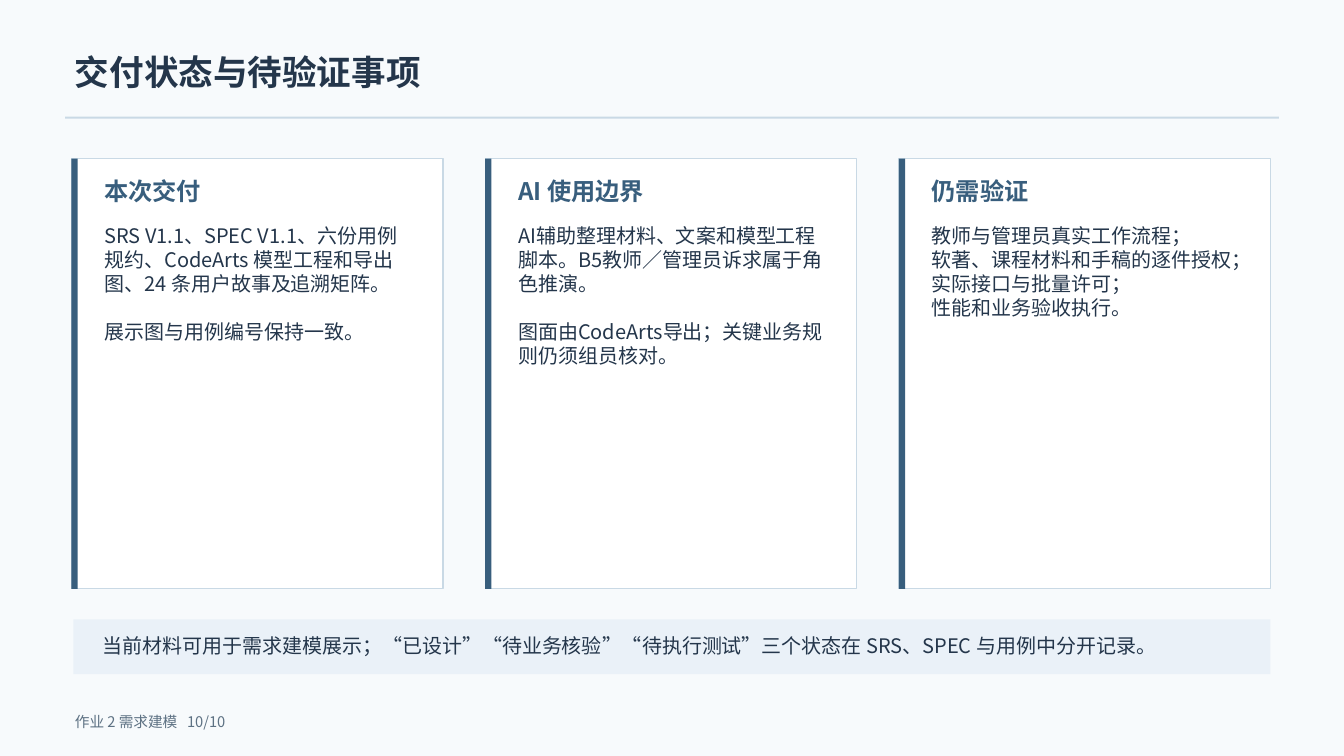
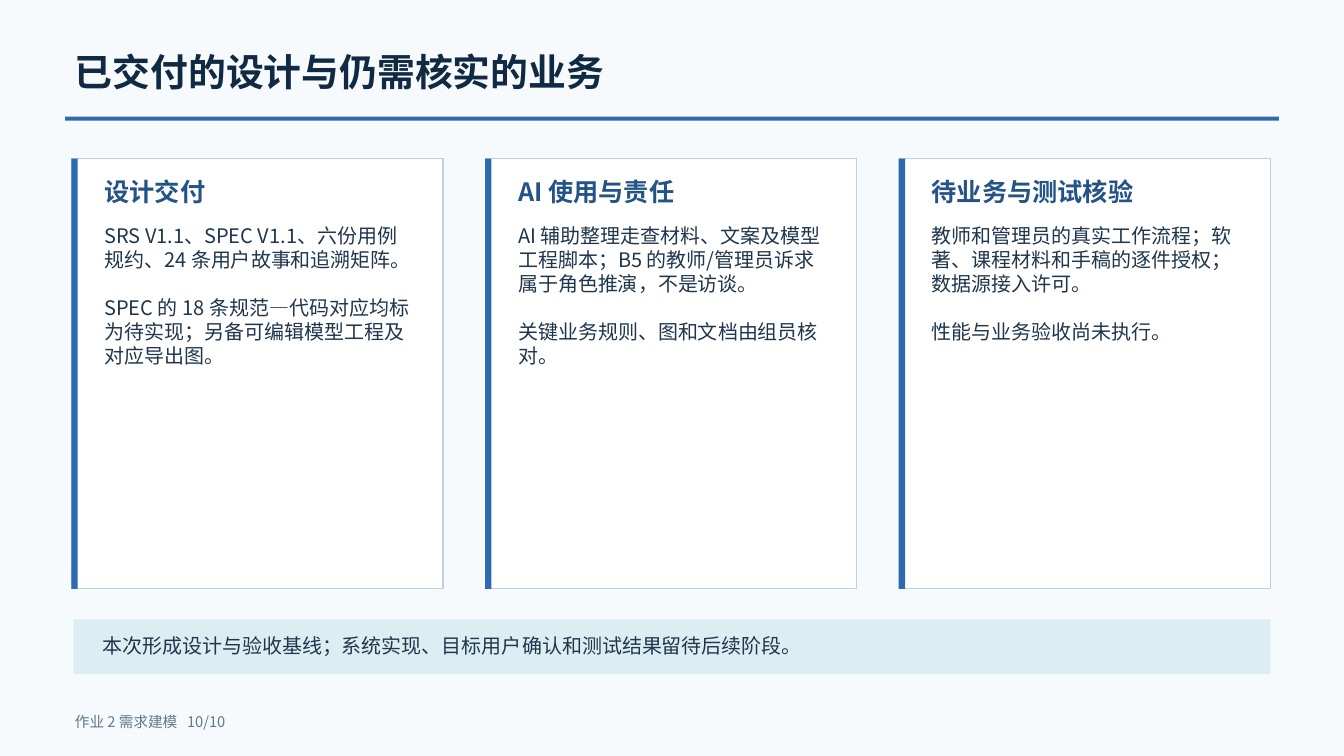
Before and after one commit to retepa1676767/ScholarShare, a slide deck: slide 10 of docs/需求建模/提交版/作业2-学术成果分享平台-需求建模汇报.pptx. Drawn at 1344x756 pixels with LibreOffice and Linux fonts; fonts in the diff are those of the drawing. Boxes give left, top, right and bottom in pixels: in the first picture for what was removed or moved away, otherwise in the second. Text is boxed around its words. In the diff, an @@ line names an element or a change of style, - is before the commit and + after.

```diff
--- a/docs/需求建模/提交版/作业2-学术成果分享平台-需求建模汇报.pptx
+++ b/docs/需求建模/提交版/作业2-学术成果分享平台-需求建模汇报.pptx
@@ text at [75, 53, 604, 90]: text changed; size 24.8 to 27 pt; text colour #24364B to #102A43 @@
-交付状态与待验证事项
+已交付的设计与仍需核实的业务
@@ rectangle at [66, 117, 1279, 121]: fill #C9D9E5 to #2E69B1 @@
@@ text at [104, 179, 205, 204]: text changed; size 17.2 to 18 pt; text colour #385E7D to #245487 @@
-本次交付
+设计交付
@@ text at [518, 179, 674, 204]: text changed; size 17.2 to 18 pt; text colour #385E7D to #245487 @@
-AI 使用边界
+AI 使用与责任
@@ outline #C9D9E5 0.75 pt to #BBD1DD 0.75 pt in 3 elements at [72, 158, 444, 589], [485, 158, 857, 589], [899, 158, 1271, 589] @@
@@ fill #385E7D to #2E69B1 in 3 elements at [72, 158, 78, 589], [485, 158, 491, 589], [899, 158, 905, 589] @@
@@ text at [932, 179, 1134, 204]: text changed; size 17.2 to 18 pt; text colour #385E7D to #245487 @@
-仍需验证
+待业务与测试核验
@@ text at [104, 226, 411, 365]: text changed; text colour #24364B to #1F364D @@
-SRS V1.1、SPEC V1.1、六份用例规约、CodeArts 模型工程和导出图、24 条用户故事及追溯矩阵。
-展示图与用例编号保持一致。
+SRS V1.1、SPEC V1.1、六份用例规约、24 条用户故事和追溯矩阵。
+SPEC 的 18 条规范—代码对应均标为待实现；另备可编辑模型工程及对应导出图。
@@ text at [518, 226, 821, 365]: text changed; text colour #24364B to #1F364D @@
-AI辅助整理材料、文案和模型工程脚本。B5教师／管理员诉求属于角色推演。
-图面由CodeArts导出；关键业务规则仍须组员核对。
+AI 辅助整理走查材料、文案及模型工程脚本；B5 的教师/管理员诉求属于角色推演，不是访谈。
+关键业务规则、图和文档由组员核对。
@@ text at [932, 226, 1232, 341]: text changed; text colour #24364B to #1F364D @@
-教师与管理员真实工作流程；
-软著、课程材料和手稿的逐件授权；
-实际接口与批量许可；
-性能和业务验收执行。
+教师和管理员的真实工作流程；软著、课程材料和手稿的逐件授权；数据源接入许可。
+性能与业务验收尚未执行。
@@ rectangle at [74, 620, 1271, 675]: fill #EAF1F8 to #DDEEF2 @@
@@ text at [102, 636, 802, 656]: text changed; text colour #24364B to #1F364D @@
-当前材料可用于需求建模展示；“已设计”“待业务核验”“待执行测试”三个状态在 SRS、SPEC 与用例中分开记录。
+本次形成设计与验收基线；系统实现、目标用户确认和测试结果留待后续阶段。
```
Also in this commit, not shown: 9 other slides changed, 1 other file.
